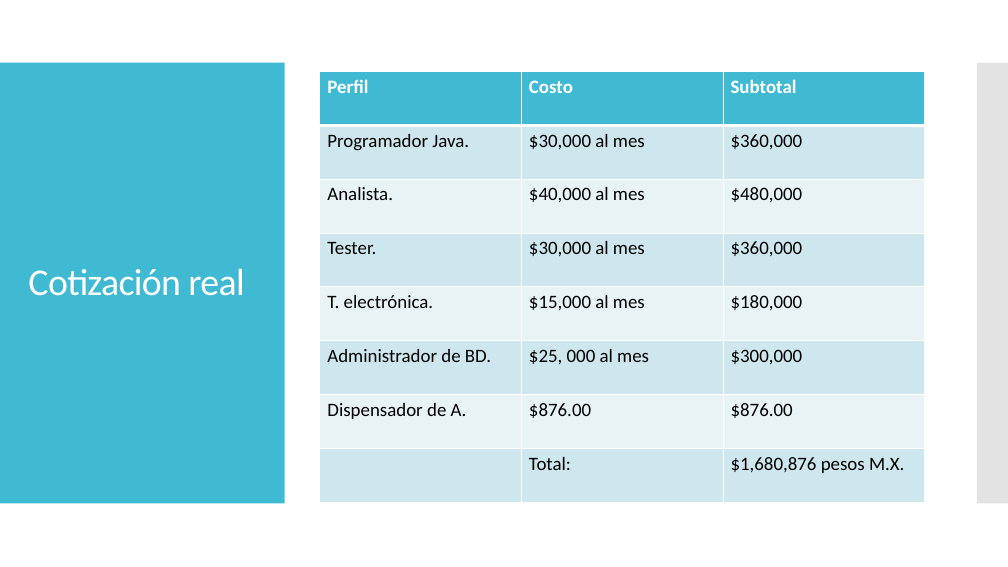
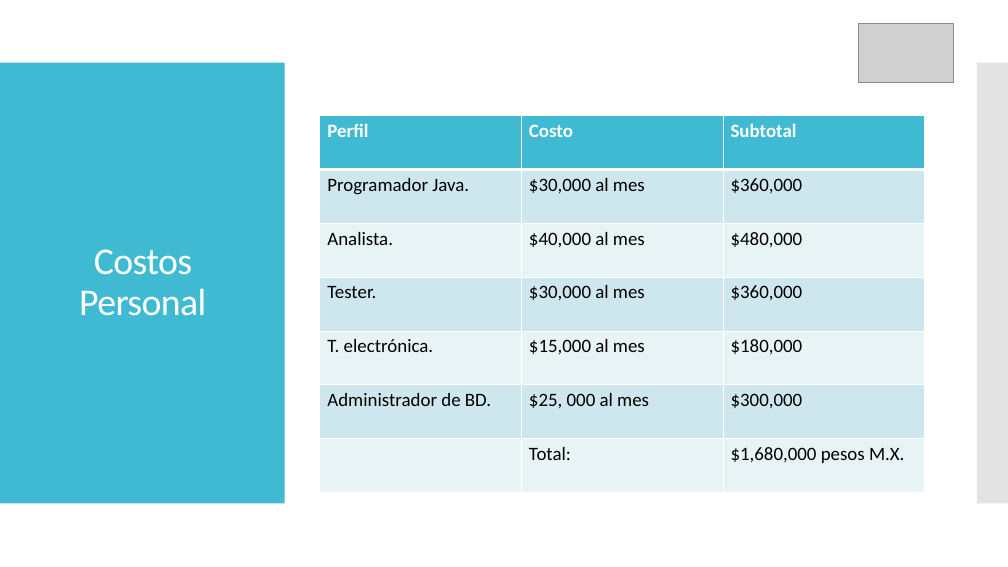
Before and after one commit to AIMtonio/PetSitting, a slide deck: slide 7 of Documents/Documentacion/PET SITTING_MariaLuisa.pptx. Drawn at 1008x567 pixels with LibreOffice and Linux fonts; fonts in the diff are those of the drawing; grey boxes stand for pictures. Boxes give left, top, right and bottom in pixels: in the first picture for what was removed or moved away, otherwise in the second. Text is boxed around its words. In the diff, an @@ line names an element or a change of style, - is before the commit and + after.

```diff
--- a/Documents/Documentacion/PET SITTING_MariaLuisa.pptx
+++ b/Documents/Documentacion/PET SITTING_MariaLuisa.pptx
@@ picture added at bbox=[859, 23, 954, 82] @@
@@ table at bbox=[320, 116, 926, 493] @@
-row 7: Dispensador de A. | $876.00 | $876.00
-row 8:  | Total: | $1,680,876 pesos M.X.
+row 7:  | Total: | $1,680,000 pesos M.X.
@@ table: place and size @@
-table at bbox=[320, 71, 926, 502]
+table at bbox=[320, 116, 926, 493]
@@ title at bbox=[79, 249, 206, 316]: text changed @@
-Cotización real
+Costos Personal
```
Also in this commit, not shown: 2 other slides changed, 1 slide added.
